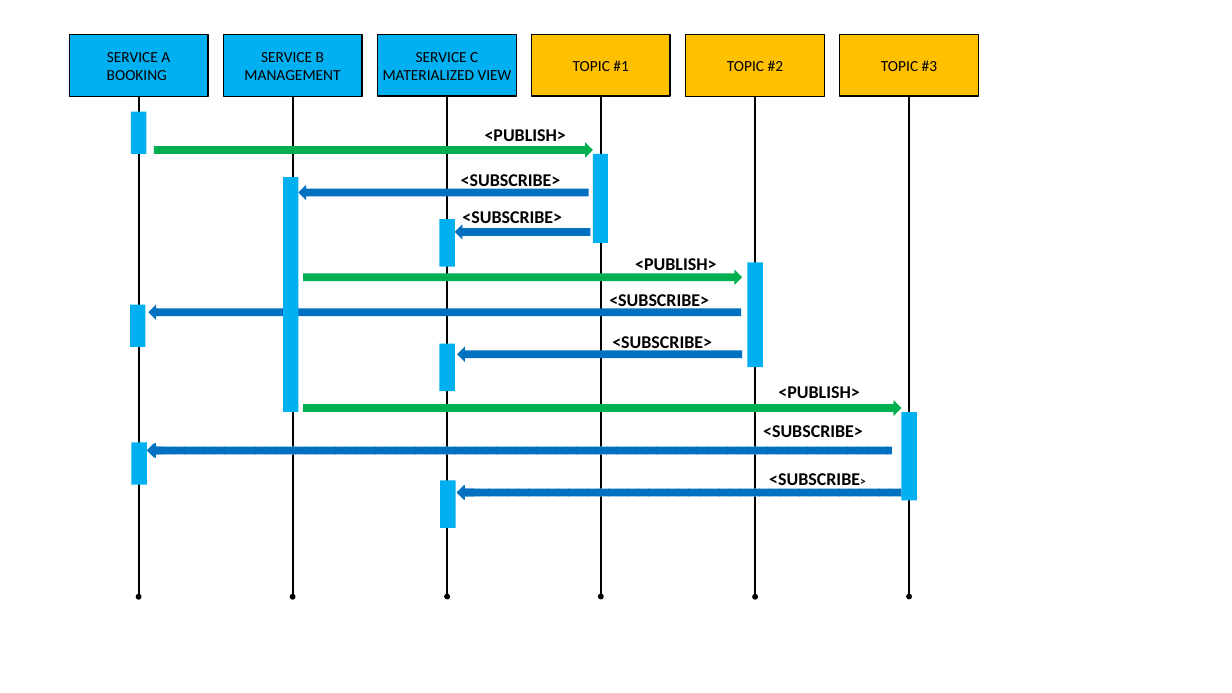
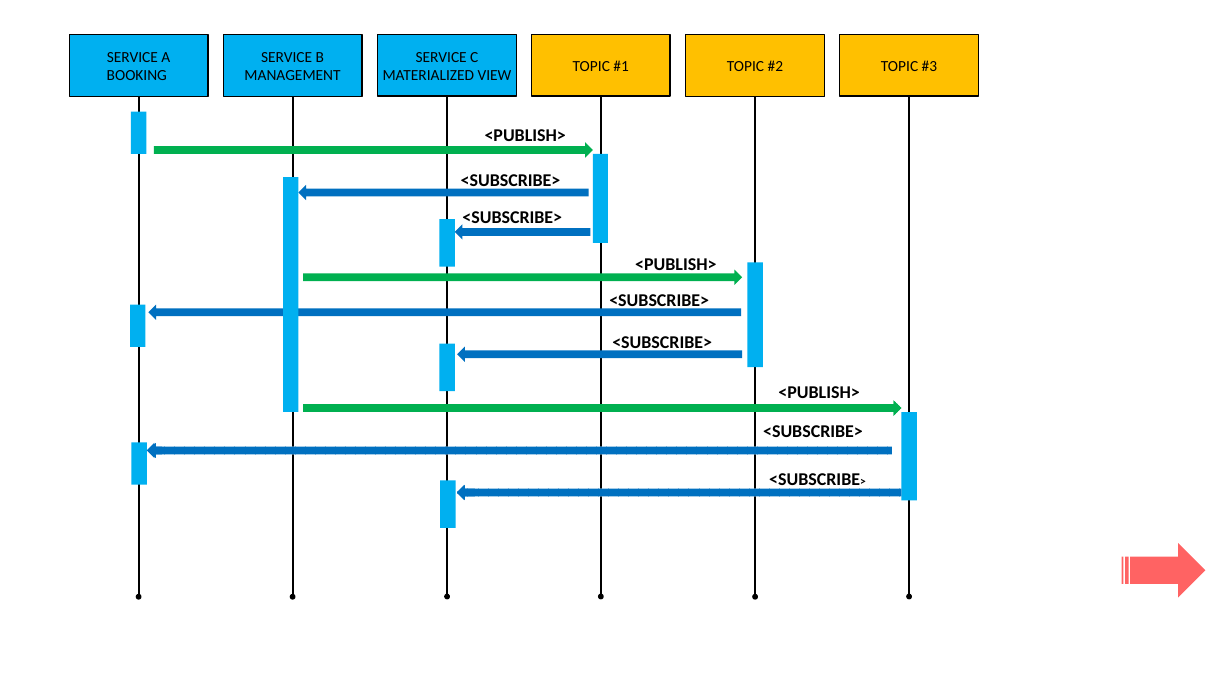
Before and after one commit to lbennardis/microS_code2016_DOCS, a slide deck: slide 36 of luigiBennardisMicroservices.pptx (slide 34 before the commit). Drawn at 1232x693 pixels with LibreOffice and Linux fonts; fonts in the diff are those of the drawing; background and template pictures are left out. Boxes give left, top, right and bottom in pixels: in the first picture for what was removed or moved away, otherwise in the second. Text is boxed around its words. In the diff, an @@ line names an element or a change of style, - is before the commit and + after.

```diff
--- a/luigiBennardisMicroservices.pptx
+++ b/luigiBennardisMicroservices.pptx
@@ striped right arrow added at (1122,543,1205,598), fill #FF0000 at 61% opacity @@
```
Also in this commit, not shown: 5 other slides changed, 2 slides added, 1 other file.
